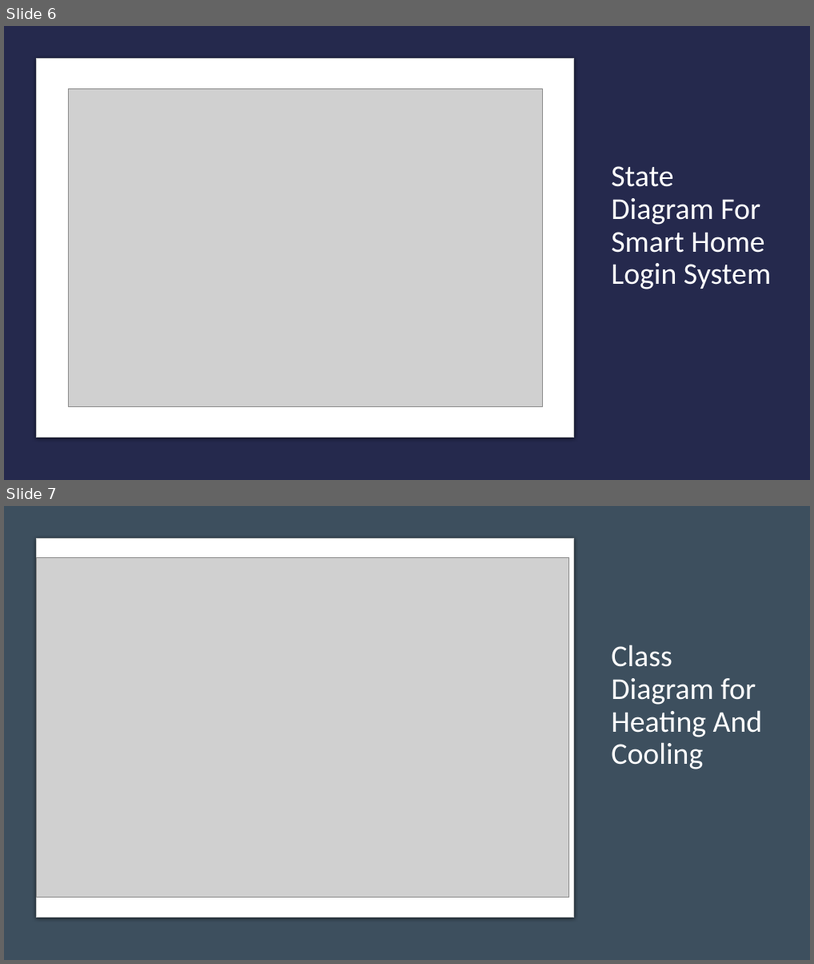
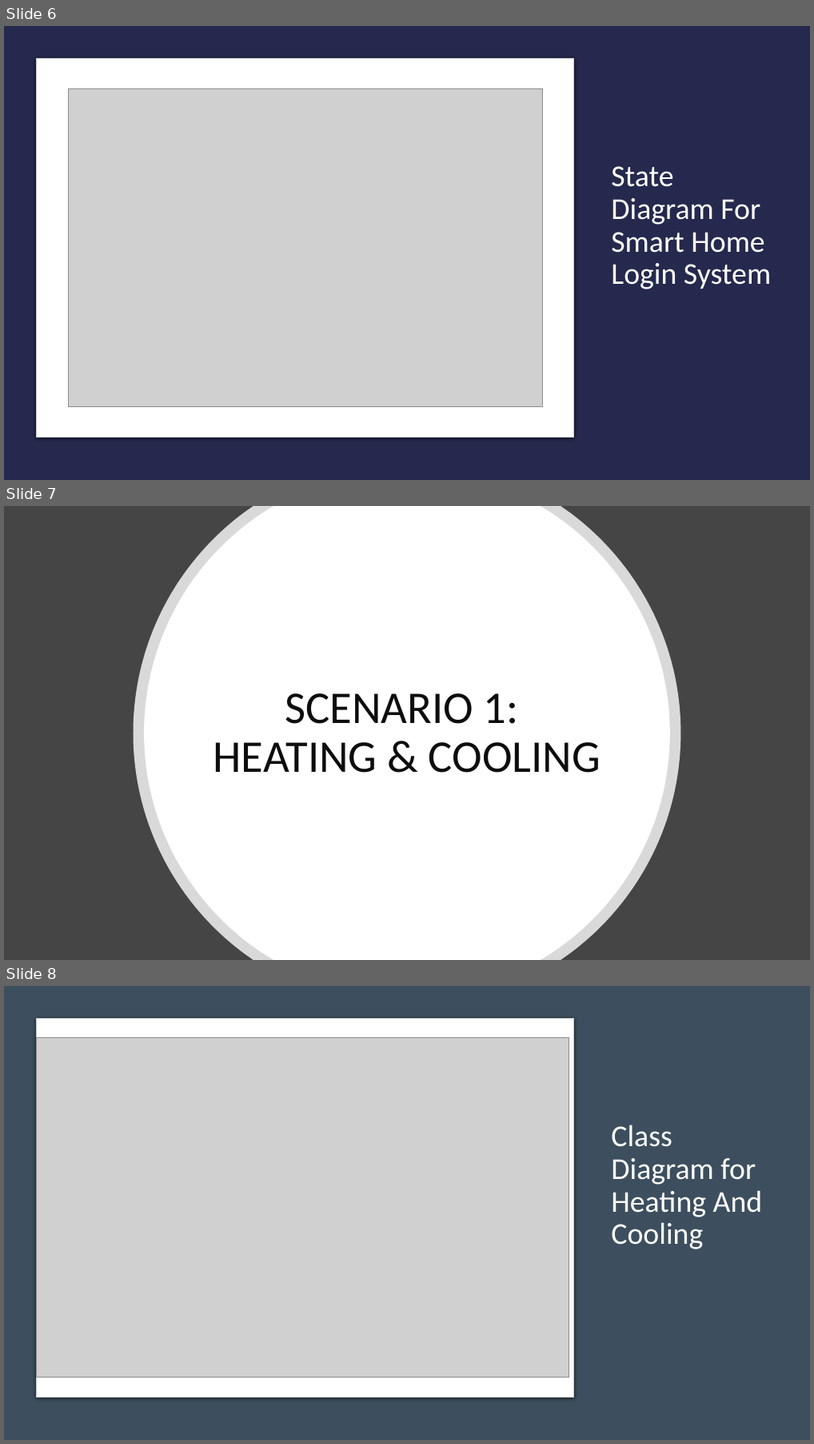
Before and after one commit to Microcontroller-Team-1/winter20-21, a slide deck: Project_Week_7&8/Precise Analysis.pptx. Shown one above the other, each under a label of ours: slides 6 and 7 before the commit, slides 6, 7 and 8 after it. The pictures are 814x964 and 814x1444 pixels, drawn with LibreOffice and Linux fonts; fonts in the diff are those of the drawing; grey boxes stand for pictures. Boxes give left, top, right and bottom in pixels: in the first picture for what was removed or moved away, otherwise in the second. Text is boxed around its words. In the diff, an @@ line names an element or a change of style, - is before the commit and + after.

```diff
--- a/Project_Week_7&8/Precise Analysis.pptx
+++ b/Project_Week_7&8/Precise Analysis.pptx
@@ slide 7 added at (4, 506, 810, 960), background #454545 @@
@@ freeform shape added at (134, 506, 682, 960), fill #FFFFFF at 80% opacity @@
@@ freeform shape added at (144, 506, 670, 960), fill #FFFFFF @@
@@ title added at (214, 693, 601, 772), 54 pt, text #0D0D0D @@
+SCENARIO 1:
+HEATING & COOLING
@@ what was slide 7 is now slide 8 @@
```
Also in this commit, not shown: 1 slide changed, 4 other slides added, 1 slide removed.
